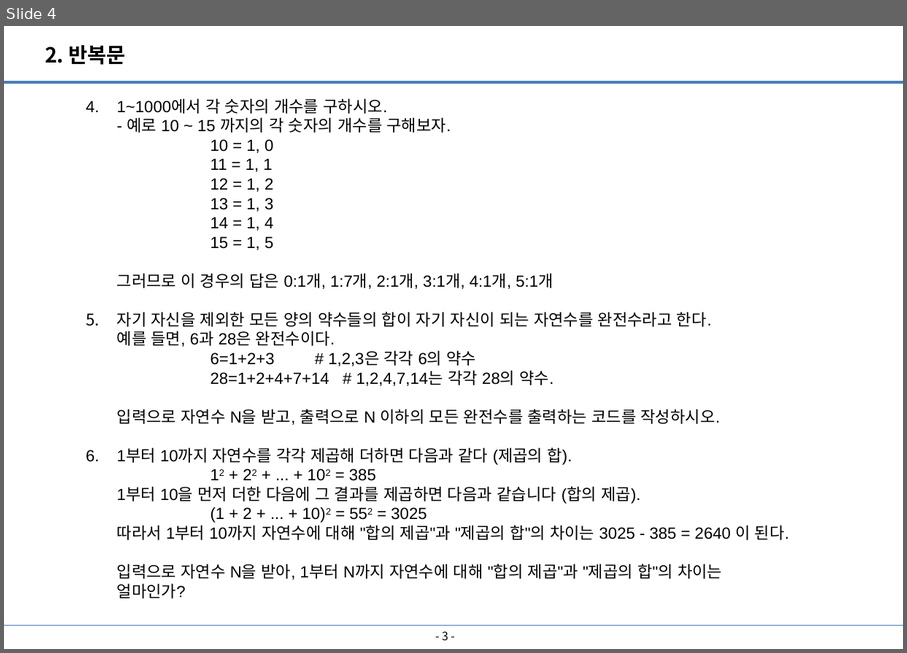
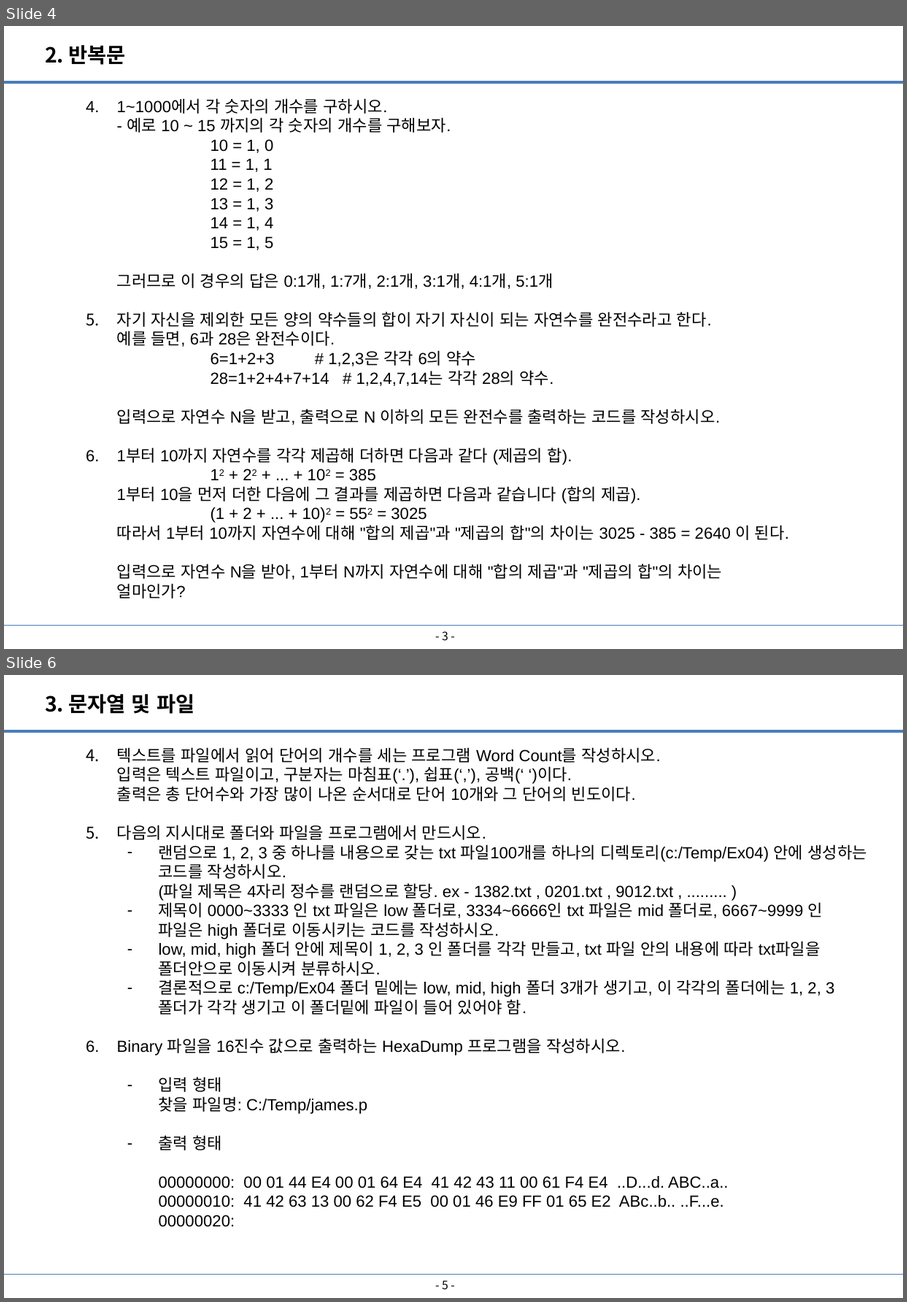
Before and after one commit to hsyliark/python_basic_programming, a slide deck: 과제/파이썬 연습문제.pptx. Shown one above the other, each under a label of ours: slide 4 before the commit, slides 4 and 6 after it; the slides between them are not shown. The pictures are 907x653 and 907x1302 pixels, drawn with LibreOffice and Linux fonts; fonts in the diff are those of the drawing. Boxes give left, top, right and bottom in pixels: in the first picture for what was removed or moved away, otherwise in the second. Text is boxed around its words. In the diff, an @@ line names an element or a change of style, - is before the commit and + after.

```diff
--- a/과제/파이썬 연습문제.pptx
+++ b/과제/파이썬 연습문제.pptx
@@ slide 6 added at [4, 675, 903, 1298], background #FFFFFF; not listed: 2 template elements that a slide beside it also shows @@
@@ text added at [45, 694, 195, 714], 18 pt, text #000000, bold @@
+3. 문자열 및 파일
@@ text added at [117, 747, 867, 1227], 14 pt, text #000000 @@
+  4. 텍스트를 파일에서 읽어 단어의 개수를 세는 프로그램 Word Count를 작성하시오.
+     입력은 텍스트 파일이고, 구분자는 마침표(‘.’), 쉽표(‘,’), 공백(‘ ‘)이다.
+     출력은 총 단어수와 가장 많이 나온 순서대로 단어 10개와 그 단어의 빈도이다.
+  5. 다음의 지시대로 폴더와 파일을 프로그램에서 만드시오.
+    – 랜덤으로 1, 2, 3 중 하나를 내용으로 갖는 txt 파일100개를 하나의 디렉토리(c:/Temp/Ex04) 안에 생성하는 코드를 작성하시오.
+      (파일 제목은 4자리 정수를 랜덤으로 할당. ex - 1382.txt , 0201.txt , 9012.txt , ......... )
+    – 제목이 0000~3333 인 txt 파일은 low 폴더로, 3334~6666인 txt 파일은 mid 폴더로, 6667~9999 인 파일은 high 폴더로 이동시키는 코드를 작성하시오.
+    – low, mid, high 폴더 안에 제목이 1, 2, 3 인 폴더를 각각 만들고, txt 파일 안의 내용에 따라 txt파일을 폴더안으로 이동시켜 분류하시오.
+    – 결론적으로 c:/Temp/Ex04 폴더 밑에는 low, mid, high 폴더 3개가 생기고, 이 각각의 폴더에는 1, 2, 3 폴더가 각각 생기고 이 폴더밑에 파일이 들어 있어야 함.
+  6. Binary 파일을 16진수 값으로 출력하는 HexaDump 프로그램을 작성하시오.
+    – 입력 형태
+      찾을 파일명: C:/Temp/james.p
+    – 출력 형태
+      00000000: 00 01 44 E4 00 01 64 E4 41 42 43 11 00 61 F4 E4 ..D...d. ABC..a..
+      00000010: 41 42 63 13 00 62 F4 E5 00 01 46 E9 FF 01 65 E2 ABc..b.. ..F...e.
+      00000020:
@@ page number added at [442, 1280, 449, 1289], 10 pt, text #000000 @@
+- 5 -
```
Also in this commit, not shown: 1 other slide added, 2 other files.
